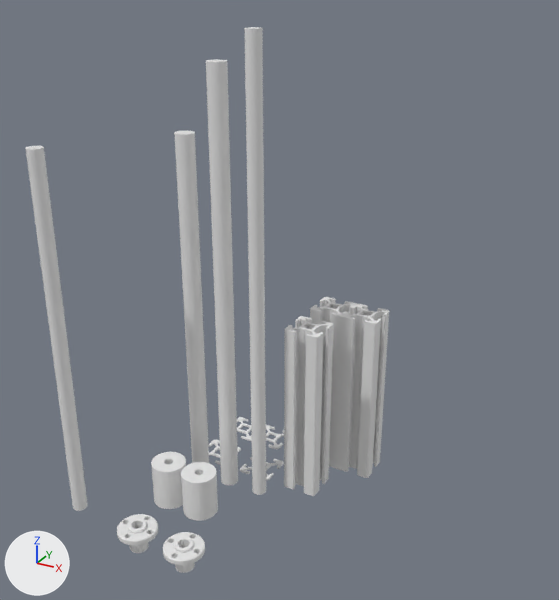
Renders of the Blender file lib/slot_profile_type_b_nut_6.blend from each side of a commit.
Both versions are drawn from a 50 mm camera at (225.0, -332.0, 278.0) aimed at (55.0, -23.0, 123.0). The lights are fixed; the arrows at lower left show +X, +Y and +Z.

In view in the first picture: '20x20x100_N6', '20x40x100_N6', 'linrod_10x200', 'linrod_10x235', 'linrod_8x250', 'z_coupling_5_to_8', 'z_coupling_5_to_8_src', 'z_nut_8', 'z_nut_8_src', 'z_screw_8x200'.
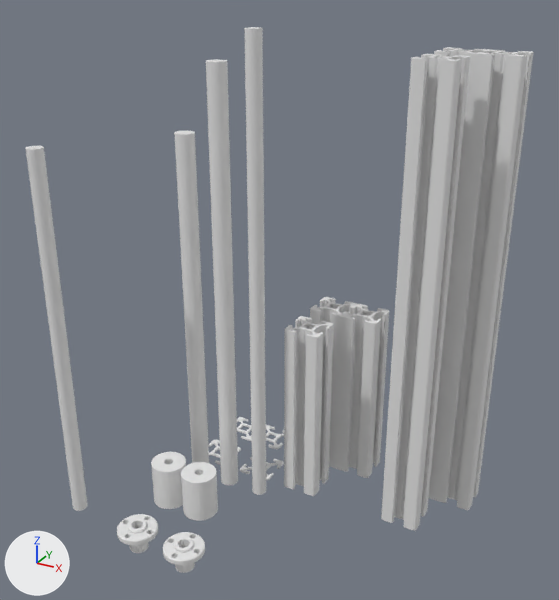
Boxes [x1, y1, x2, y2] around the edits, measured in the pictures (559 x 600 px):
'20x40x240_N6.001', added: after [428, 47, 534, 510]
'20x20x240_N6.001', added: after [381, 54, 470, 531]

Diff of the bpy script that builds the scene:
```diff
--- a/lib/slot_profile_type_b_nut_6.blend.py
+++ b/lib/slot_profile_type_b_nut_6.blend.py
@@ me_plane_006 @@
+me_plane_006.from_pydata(...)  # 264 vertices, 140 faces; spans x -10.0..10.0, y -10.0..10.0, z 0.0..240.0
@@ me_plane_005 @@
+me_plane_005.from_pydata(...)  # 486 vertices, 481 faces; spans x -30.0..10.0, y -10.0..10.0, z 0.0..240.0
@@ ob_20x20x240_n6_001 @@
+ob_20x20x240_n6_001 = bpy.data.objects.new('20x20x240_N6.001', me_plane_006)
+ob_20x20x240_n6_001.location = (120.0, 0.0, 0.0)
@@ ob_20x40x240_n6_001 @@
+ob_20x40x240_n6_001 = bpy.data.objects.new('20x40x240_N6.001', me_plane_005)
+ob_20x40x240_n6_001.location = (140.0, 30.0, 0.0)
```
